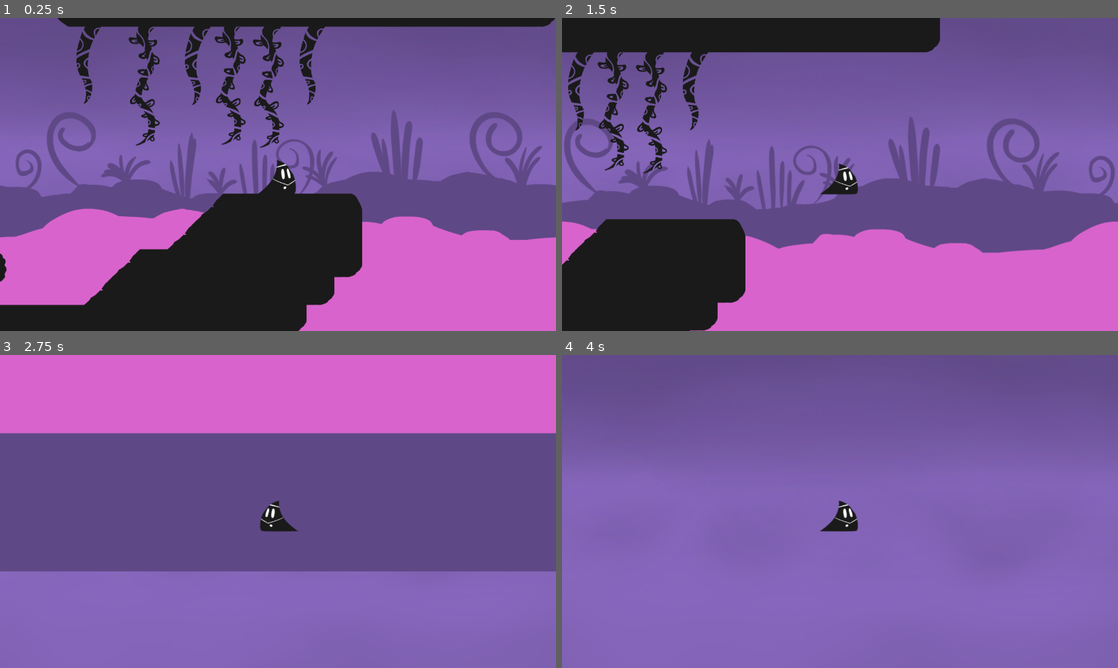
Above: before the commit, frames 1-4 (two rows, left to right).
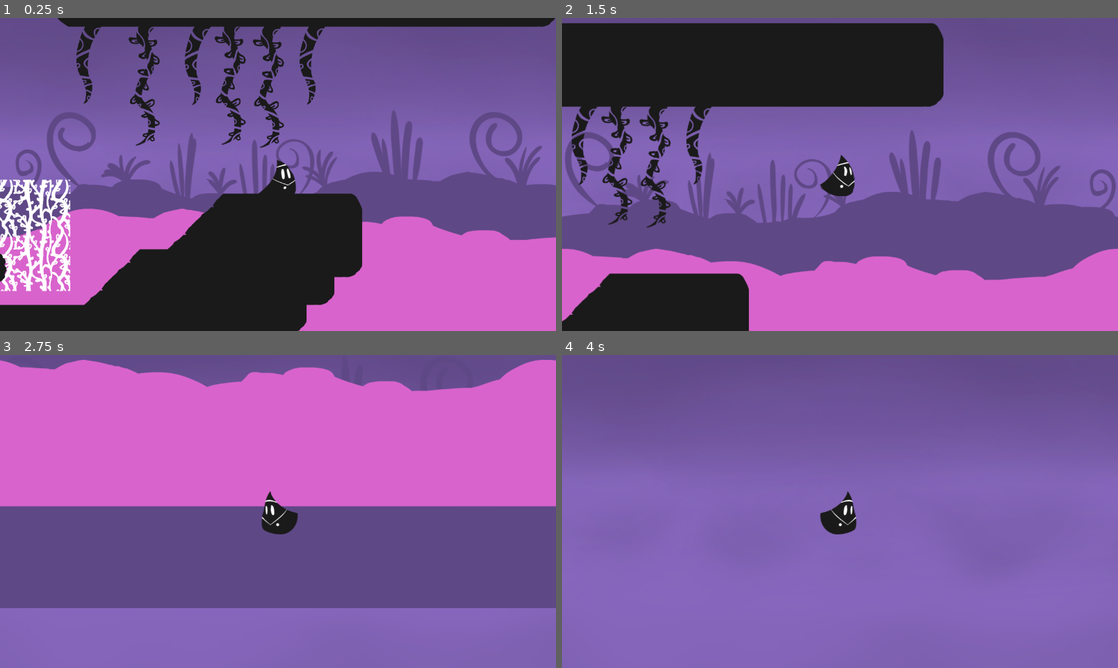
Above: after the commit, the same moments.

Repository: NicholasFlood2000/PirateSoftwareShadowAlchemy
Game: Godot game, scene res://Scenes/Levels/test/TestTest.tscn
Two runs of this game, one before a commit and one after it. Both use one fixed random seed, a clock stepped at 60 frames per second and the inputs below. This scene is started directly instead of the project's main scene.
Inputs:
- Up to frame 1 (0.25 s): no input
- Up to frame 2 (1.5 s): tap Enter at 0.5 s; hold D (MoveRight) from 0.53 s (still down); tap Space (Jump) at 0.6, 0.77, 1.07, 1.35 s
- Up to frame 3 (2.75 s): tap Space (Jump) at 1.52, 1.82, 2.1 s; release D (MoveRight) at 2.03 s; hold Left (MoveLeft) from 2.03 s (still down)
- Up to frame 4 (4 s): release Left (MoveLeft) at 2.78 s; hold D (MoveRight) from 2.78 s (still down); tap Space (Jump) at 2.85, 3.02, 3.32, 3.6, 3.77 s

The runs differ from the first frame. In frame 1, 2.6% of the frame differs, in the area x 0-13%, y 51-88%; in frame 2, 35%; in frame 3, 42%, in the area x 0-100%, y 0-81%; in frame 4, 0.4%.

Commit message:
Playerupdate (#7)
* Added background sprite

* Changed things and added the updated player controler

Diff:
--- a/Scenes/Levels/base_level.tscn
+++ b/Scenes/Levels/base_level.tscn
@@ -263,6 +263,7 @@
 tile_size = Vector2i(64, 64)
 physics_layer_0/collision_layer = 1
 physics_layer_1/collision_layer = 512
+physics_layer_1/collision_mask = 512
 terrain_set_0/mode = 2
 terrain_set_0/terrain_0/name = "Terrain 0"
 terrain_set_0/terrain_0/color = Color(1, 1, 1, 1)
--- a/Scenes/Levels/test/TestTest.tscn
+++ b/Scenes/Levels/test/TestTest.tscn
@@ -14,7 +14,7 @@
 [node name="BaseLevel" instance=ExtResource("1_wranl")]
 
 [node name="TileMap" parent="." index="3"]
-layer_0/tile_data = PackedInt32Array(655360, 65539, 0, 65536 …(22749 unchanged characters)… 2, 1245220, 65539, 2, 1245221, 131075, 2)
+layer_0/tile_data = PackedInt32Array(655360, 65539, 0, 65536 …(22749 unchanged characters)… 2, 1245220, 65539, 2, 1245221, 131075, 2, 720930, 0, 0, 720932, 0, 0, 720934, 0, 0, 589858, 0, 0, 589860, 0, 0, 589862, 0, 0)
 
 [node name="Player" parent="." index="4"]
 position = Vector2(3006, 529)
--- a/Scenes/Objects/Trees/tree_2_branch_2.tscn
+++ b/Scenes/Objects/Trees/tree_2_branch_2.tscn
@@ -8,11 +8,11 @@
 [node name="Tree2Branch2" type="Sprite2D"]
 texture = ExtResource("1_vsbwb")
 
-[node name="Area2D" type="StaticBody2D" parent="."]
-collision_layer = 512
+[node name="Staticbody2D" type="StaticBody2D" parent="."]
+collision_layer = 64
 collision_mask = 0
 
-[node name="CollisionShape2D" type="CollisionShape2D" parent="Area2D"]
+[node name="CollisionShape2D" type="CollisionShape2D" parent="Staticbody2D"]
 position = Vector2(54.75, -21.5)
 shape = SubResource("RectangleShape2D_61i21")
 one_way_collision = true
--- a/Scenes/Objects/Trees/tree_trunk_platform_1.tscn
+++ b/Scenes/Objects/Trees/tree_trunk_platform_1.tscn
@@ -11,7 +11,7 @@
 script = ExtResource("2_opfft")
 
 [node name="StaticBody2D" type="StaticBody2D" parent="."]
-collision_layer = 512
+collision_layer = 64
 collision_mask = 0
 
 [node name="CollisionShape2D" type="CollisionShape2D" parent="StaticBody2D"]
--- a/Scenes/Objects/Trees/tree_trunk_platform_2.tscn
+++ b/Scenes/Objects/Trees/tree_trunk_platform_2.tscn
@@ -11,7 +11,7 @@
 script = ExtResource("2_x3hs7")
 
 [node name="StaticBody2D" type="StaticBody2D" parent="."]
-collision_layer = 512
+collision_layer = 64
 collision_mask = 0
 
 [node name="CollisionShape2D" type="CollisionShape2D" parent="StaticBody2D"]
--- a/Scripts/Player.gd
+++ b/Scripts/Player.gd
@@ -1,15 +1,18 @@
 extends CharacterBody2D
 
+enum states {IDLE, WALKING, JUMP, FALLING, CLIMBING}
+enum  transformations {NORMAL, MOLE, FISH, BIRD}
 
 #const SPEED = 400.0
 const JUMP_VELOCITY = -500.0
 
 
 @export var gravity = 1000
+@export var jump_gravity = 900
 @export var movement_speed = 500
 @export var acceleration :float = 7.0
 @export var deceleration :float = 10.0
-@export var jump_velocity = -600.0
+@export var jump_velocity = 600.0
 
 @export var coyote_set_time = 0.5
 @export var jump_buffer_set_time = 0.5
@@ -20,50 +23,111 @@
 
 
 
-# Get the gravity from the project settings to be synced with RigidBody nodes.
-#var gravity = ProjectSettings.get_setting("physics/2d/default_gravity")
+var current_state :states = states.IDLE
 
 var hanging_vine = null
 
-# Called when the node enters the scene tree for the first time.
+var coyote_timer :float = 0.0
+var jump_buffer_timer :float = 0.0
+
 func _ready():
 	get_tree().current_scene.BackgroundChanged.connect(_BackgroundChanged)
-	pass # Replace with function body.
+
 
 func _physics_process(delta):
-	# Add the gravity.
-	if not is_on_floor():
-		velocity.y += gravity * delta
 
-	# Handle jump.
-	if Input.is_action_just_pressed("Jump") and is_on_floor():
-		velocity.y = JUMP_VELOCITY
+	var input_direction :Vector2 = Vector2.ZERO
+	input_direction.x = Input.get_action_strength("MoveRight") - Input.get_action_strength("MoveLeft")#, "MoveUp", "MoveDown")
+	input_direction.y = Input.get_action_strength("MoveDown") - Input.get_action_strength("MoveUp")
 
-	# Get the input direction and handle the movement/deceleration.
-	# As good practice, you should replace UI actions with custom gameplay actions.
-	var direction = Input.get_axis("MoveLeft", "MoveRight")
-	if direction:
-		velocity.x = lerp(velocity.x, direction * movement_speed, acceleration * delta)
-		#velocity.x = direction * movement_speed
-		$sprite.scale.x = 1 if direction > 0 else -1
-		$AnimationPlayer.play("walk")
-	else:
-		$AnimationPlayer.play("idle")
-		velocity.x = lerp(velocity.x, 0.0, deceleration * delta)
+	if Input.is_action_just_pressed("Jump"):
+		#coyote_timer = coyote_set_time
+		jump_buffer_timer = jump_buffer_set_time
+
+	coyote_timer -= 1 * delta
+	jump_buffer_timer -= 1 * delta
+
+	match(current_state):
+		states.IDLE:
+			$AnimationPlayer.play("idle")
+
+			velocity.x = lerp(velocity.x, 0.0, deceleration * delta)
+
+			if input_direction.x != 0:
+				current_state = states.WALKING
+
+			check_jump()
+			check_whether_player_is_on_floor()
+
+		states.WALKING:
+			$AnimationPlayer.play("walk")
+
+			velocity.x = lerp(velocity.x, input_direction.x * movement_speed, acceleration * delta)
+
+
+			if input_direction.x == 0:
+				current_state = states.IDLE
+			else:
+				$sprite.scale.x = 1 if input_direction.x > 0 else -1
+
+			check_jump()
+			check_whether_player_is_on_floor()
+			#check_whether_player_is_on_floor()
+
+		states.JUMP:
+			$AnimationPlayer.play("jump")
+			velocity.y += jump_gravity * delta
+
+			velocity.x = lerp(velocity.x, input_direction.x * movement_speed, acceleration * delta)
+
+			if velocity.y > 0:
+				current_state = states.FALLING
+
+			if input_direction.x != 0:
+				$sprite.scale.x = 1 if input_direction.x > 0 else -1
+
+			if detect_vine():
+				current_state = states.CLIMBING
+				velocity.y = 0
+
+		states.FALLING:
+			$AnimationPlayer.play("fall")
+			velocity.y += gravity * delta
+
+			velocity.x = lerp(velocity.x, input_direction.x * movement_speed, acceleration * delta)
+
+			if input_direction.x != 0:
+				$sprite.scale.x = 1 if input_direction.x > 0 else -1
+
+			if detect_vine():
+				print("Fuck!!")
+				#current_state = states.CLIMBING
+				velocity.y = 0
+				current_state = states.CLIMBING
+			else:
+				check_whether_player_is_on_floor()
+
+
+		states.CLIMBING:
+			velocity = velocity.lerp(input_direction * movement_speed, acceleration * delta)
+
+			if not detect_vine():
+				current_state = states.IDLE
+
+			if input_direction.x != 0:
+				$sprite.scale.x = 1 if input_direction.x > 0 else -1
 
 #	This is there for testing, please change/remove when writting a proper system for it
 #	We can make vine climbing by replacing with a velocity y lerp and adding
 #	a climb action with w.
-	if detect_vine():
-		velocity.y = 0
-		pass
+
 
 	move_and_slide()
 
 	#print(detect_vine())
 
 func detect_vine() -> bool:
-	if(not get_collision_mask_value(10)):
+	if(not get_collision_mask_value(7)):
 		return false
 	var space_state = get_world_2d().direct_space_state
 	var shape_queary = PhysicsPointQueryParameters2D.new()
@@ -99,8 +163,34 @@
 
 	return false
 
+
+# reusable state machine code
+# I'm not lazy, I just hate redoing work.
+
+func check_jump() -> void:
+
+
+	if coyote_timer > 0.0 and jump_buffer_timer > 0.0:
+		velocity.y = -jump_velocity
+		coyote_timer = 0
+		jump_buffer_timer = 0
+		current_state = states.JUMP
+
+func check_whether_player_is_on_floor() -> void:
+	if not is_on_floor():
+		if current_state != states.JUMP:
+			current_state = states.FALLING
+	if is_on_floor():
+		coyote_timer = coyote_set_time
+		if current_state == states.FALLING:
+			current_state = states.IDLE
+	#else:
+
+
+
+
 func _BackgroundChanged(NewBackground):
 	if(NewBackground == "Earth"):
-		set_collision_mask_value(10, true)
+		set_collision_mask_value(7, true)
 	else:
-		set_collision_mask_value(10, false)
+		set_collision_mask_value(7, false)
--- a/project.godot
+++ b/project.godot
@@ -55,9 +55,24 @@
 "events": [Object(InputEventKey,"resource_local_to_scene":false,"resource_name":"","device":-1,"window_id":0,"alt_press …(182 unchanged characters)…
 ]
 }
+MoveUp={
+"deadzone": 0.5,
+"events": [Object(InputEventKey,"resource_local_to_scene":false,"resource_name":"","device":-1,"window_id":0,"alt_pressed":false,"shift_pressed":false,"ctrl_pressed":false,"meta_pressed":false,"pressed":false,"keycode":0,"physical_keycode":87,"key_label":0,"unicode":119,"echo":false,"script":null)
+, Object(InputEventKey,"resource_local_to_scene":false,"resource_name":"","device":-1,"window_id":0,"alt_pressed":false,"shift_pressed":false,"ctrl_pressed":false,"meta_pressed":false,"pressed":false,"keycode":0,"physical_keycode":4194320,"key_label":0,"unicode":0,"echo":false,"script":null)
+]
+}
+MoveDown={
+"deadzone": 0.5,
+"events": [Object(InputEventKey,"resource_local_to_scene":false,"resource_name":"","device":-1,"window_id":0,"alt_pressed":false,"shift_pressed":false,"ctrl_pressed":false,"meta_pressed":false,"pressed":false,"keycode":0,"physical_keycode":4194322,"key_label":0,"unicode":0,"echo":false,"script":null)
+, Object(InputEventKey,"resource_local_to_scene":false,"resource_name":"","device":-1,"window_id":0,"alt_pressed":false,"shift_pressed":false,"ctrl_pressed":false,"meta_pressed":false,"pressed":false,"keycode":0,"physical_keycode":83,"key_label":0,"unicode":115,"echo":false,"script":null)
+]
+}
 
 [layer_names]
 
+2d_physics/layer_7="Earth_Collision"
+2d_physics/layer_8="Water_Collision"
+2d_physics/layer_9="Air_Collision"
 2d_physics/layer_10="Vine"
 2d_physics/layer_11="Water"
 
Not shown, added: Scenes/Levels/test/Tes60F6.tmp
Not shown, added: Scenes/Levels/test/TesA076.tmp
